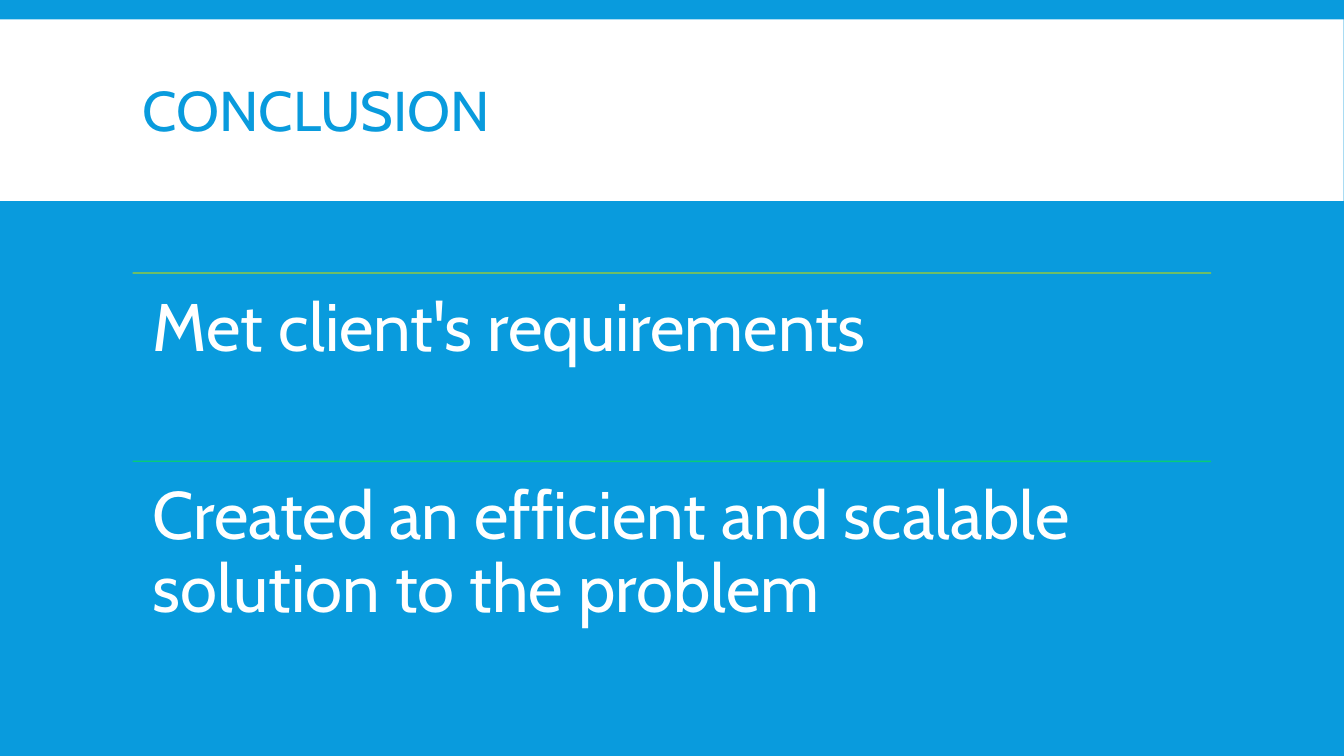
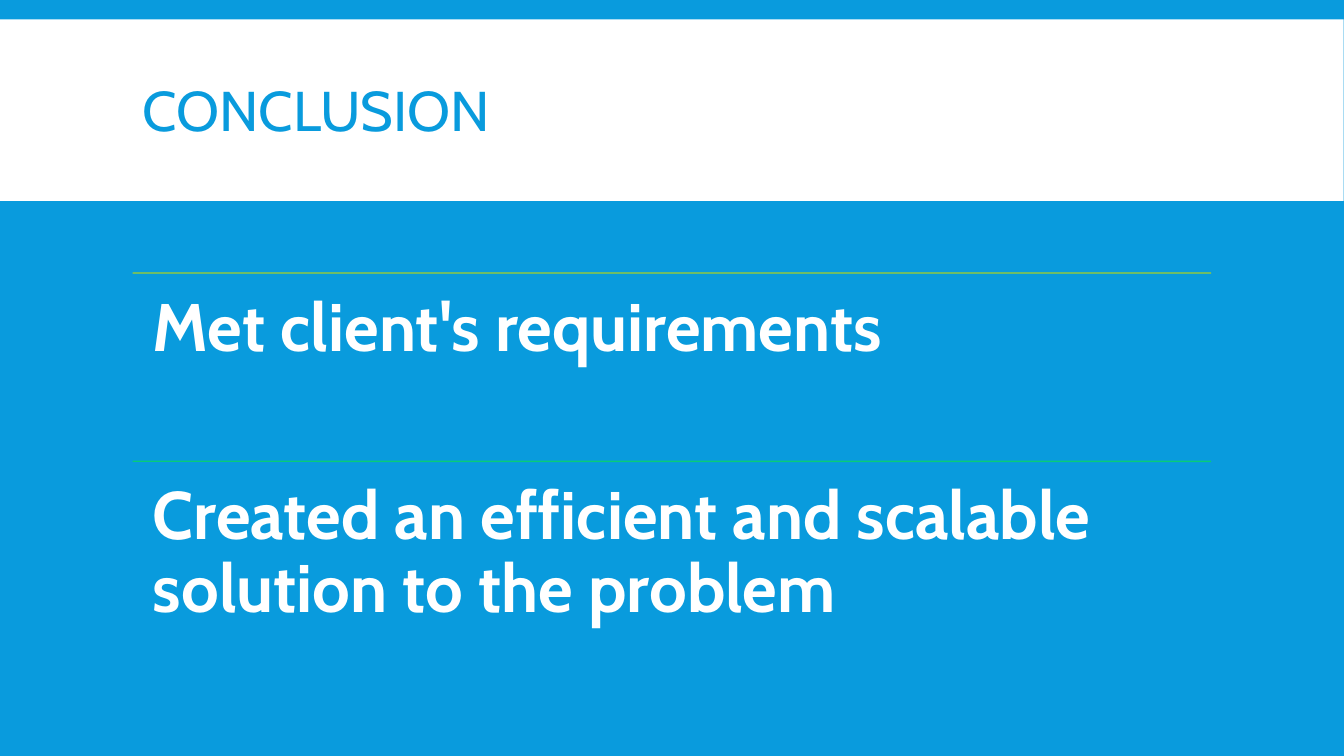
Before and after one commit to OryGregS/SeniorProject, a slide deck: slide 25 of docs/FuzzyRecordLinkage.pptx (slide 24 before the commit). Drawn at 1344x756 pixels with LibreOffice and Linux fonts; fonts in the diff are those of the drawing. Boxes give left, top, right and bottom in pixels: in the first picture for what was removed or moved away, otherwise in the second. Text is boxed around its words. In the diff, an @@ line names an element or a change of style, - is before the commit and + after.

```diff
--- a/docs/FuzzyRecordLinkage.pptx
+++ b/docs/FuzzyRecordLinkage.pptx
@@ text "Met client's requirements" at box(153, 300, 882, 366): bold on @@
@@ text "Created an efficient and scalable ..." at box(153, 488, 1090, 627): bold on @@
```
Also in this commit, not shown: 15 other slides changed, 2 slides added, 1 slide removed, 44 other files.
